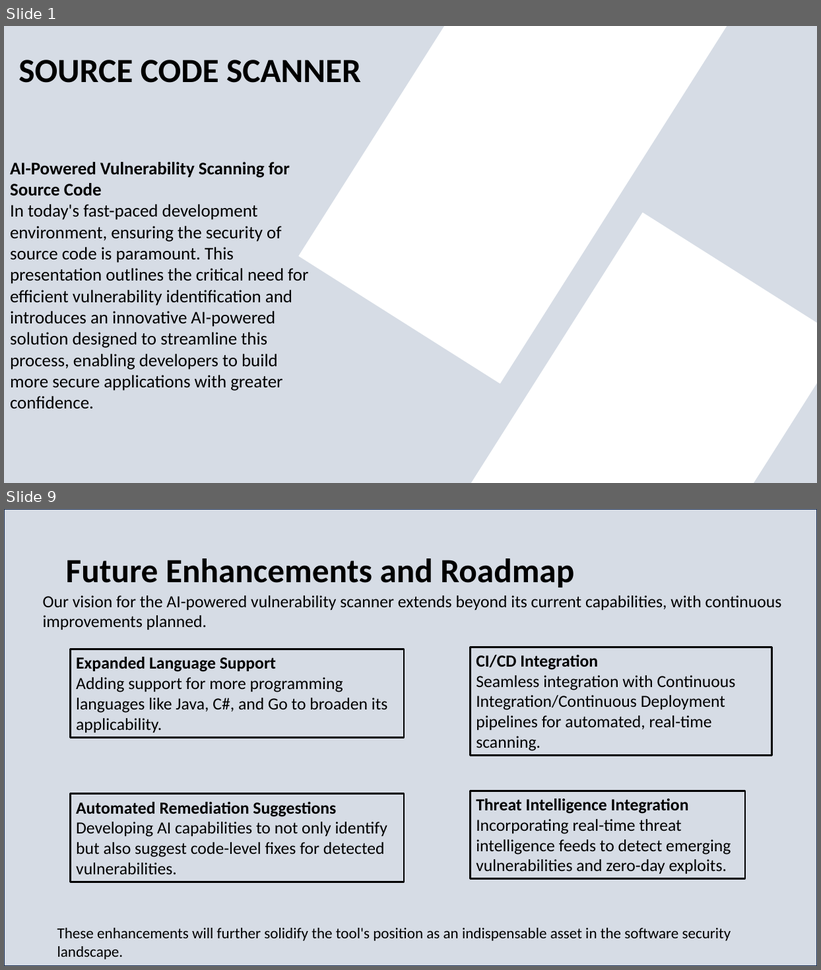
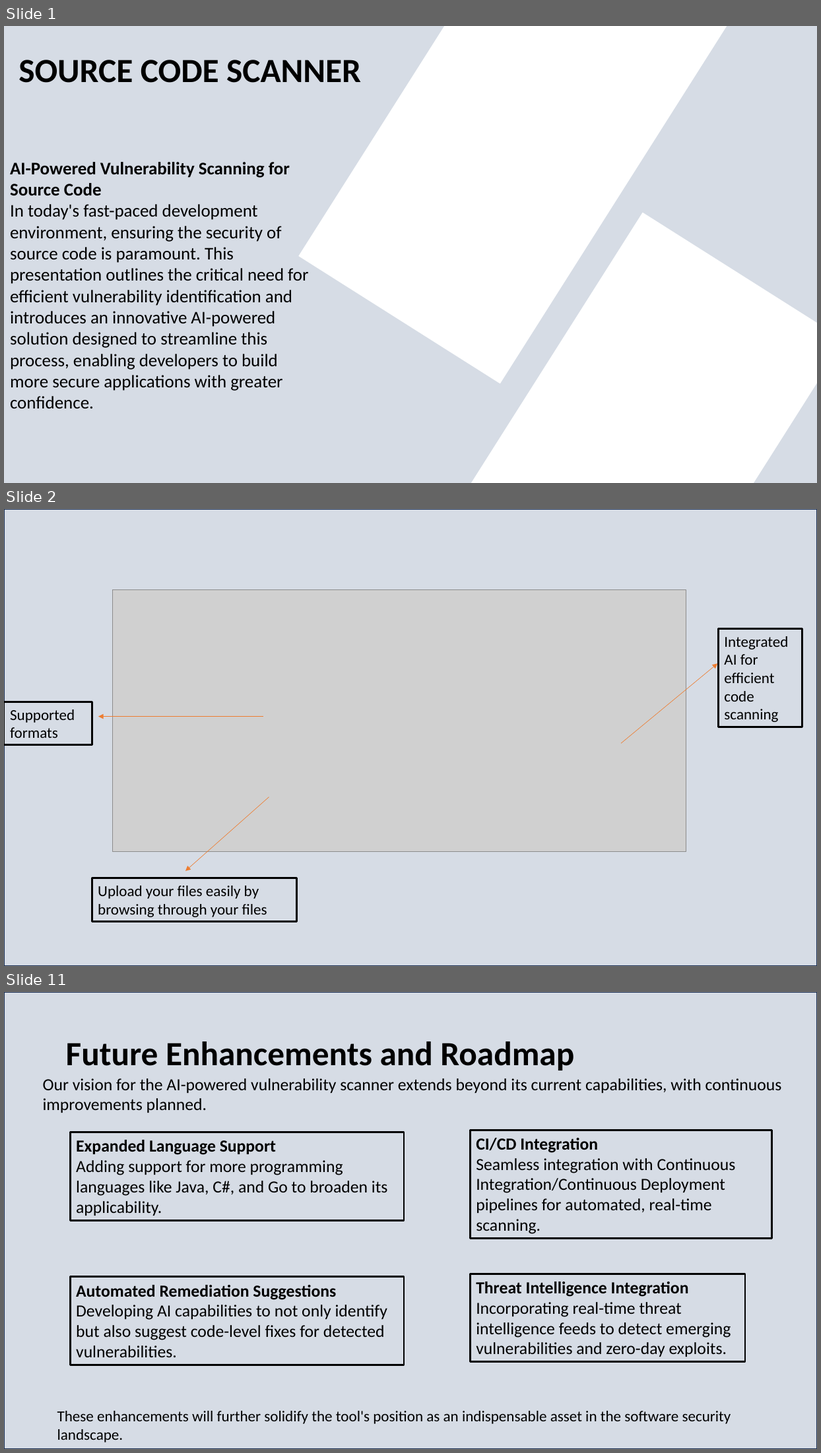
Before and after one commit to fardeen-codes07/Smart-Code-vulnerablilty-Triage-System, a slide deck: SOURCE CODE SCANNER PPT.pptx. Shown one above the other, each under a label of ours: slides 1 and 9 before the commit, slides 1, 2 and 11 after it; the slides between them are not shown. The pictures are 821x970 and 821x1453 pixels, drawn with LibreOffice and Linux fonts; fonts in the diff are those of the drawing; grey boxes stand for pictures; background and template pictures are left out. Boxes give left, top, right and bottom in pixels: in the first picture for what was removed or moved away, otherwise in the second. Text is boxed around its words. In the diff, an @@ line names an element or a change of style, - is before the commit and + after.

```diff
--- a/SOURCE CODE SCANNER PPT.pptx
+++ b/SOURCE CODE SCANNER PPT.pptx
@@ slide 2 added at [4, 509, 817, 966], background #FFFFFF @@
@@ rectangle added at [4, 509, 817, 966], fill #D6DCE5, outline #1E3256 1 pt @@
@@ picture added at [113, 590, 686, 852] @@
@@ rectangle added at [718, 628, 803, 727], outline #000000 2.25 pt, 18 pt, text #000000 @@
+Integrated AI for efficient code scanning
@@ arrow added from (621, 744) to (717, 664), #ED7D31 0.5 pt @@
@@ rectangle added at [4, 702, 92, 746], outline #000000 2.25 pt, 18 pt, text #000000 @@
+Supported formats
@@ arrow added from (263, 716) to (98, 716), #ED7D31 0.5 pt @@
@@ arrow added from (269, 797) to (186, 871), #ED7D31 0.5 pt @@
@@ rectangle added at [92, 879, 297, 922], outline #000000 2.25 pt, 18 pt, text #000000 @@
+Upload your files easily by browsing through your files
@@ what was slide 9 is now slide 11 @@
```
Also in this commit, not shown: 7 slides changed, 2 other slides added.
